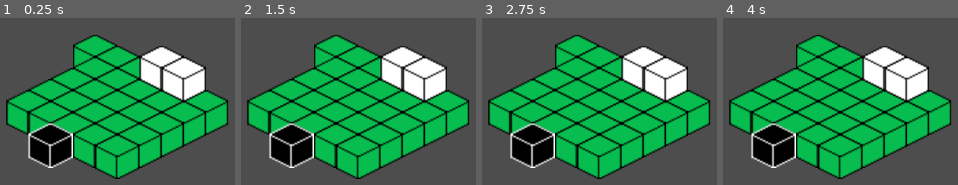
Above: before the commit, frames 1-4 (left to right).
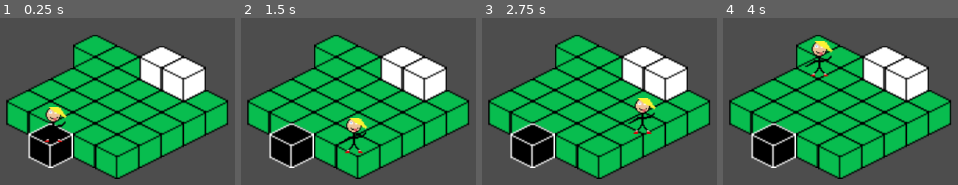
Above: after the commit, the same moments.

Repository: Andy-Olshanky/godot-isometric-test
Game: Godot game, scene res://secondary.tscn
The game is run twice, just before and just after one commit, with the same random seed, the same clock (stepped at 60 frames per second) and the same inputs. This scene is started directly instead of the project's main scene.
Inputs:
- Up to frame 1 (0.25 s): no input
- Up to frame 2 (1.5 s): tap Enter at 0.5 s; hold D (right) 0.53-1.28 s; tap Shift (other) at 0.6 s; tap Space (jump) at 0.77, 0.8, 1.07, 1.35 s; hold S (down) from 1.28 s (still down)
- Up to frame 3 (2.75 s): tap Space (jump) at 1.52, 1.82, 2, 2.3 s; tap Shift (other) at 1.55, 2.1 s; release S (down) at 2.03 s; hold D (right) from 2.03 s (still down)
- Up to frame 4 (4 s): release D (right) at 2.78 s; hold W (up) 2.78-3.53 s; tap Shift (other) at 2.85 s; tap Space (jump) at 3.02, 3.32, 3.6, 3.77 s; hold A (left) from 3.53 s (still down)

The runs differ from the first frame. In frame 1, 0.8% of the frame differs, in the area x 18-29%, y 53-75%; in frame 2, 1.1%; in frame 3, 1.1%, in the area x 62-75%, y 47-70%; in frame 4, 1.1%.

Commit message:
got something working, neat

Diff:
--- a/main_tile_map.gd
+++ b/main_tile_map.gd
@@ -5,6 +5,18 @@
 func _ready() -> void:
 	TmFunctions.place_platform(self)
 	TmFunctions.place_boundaries(self, 0)
+
+	var player = get_child(0)  # Assuming player is first child of TileMap
+
+	if get_tree().has_meta("player_spawn_position"):
+		player.position = get_tree().get_meta("player_spawn_position")
+		player.level = get_tree().get_meta("player_level")
+		player.z_index = get_tree().get_meta("player_z_index")
+
+		# Clean up metadata
+		get_tree().remove_meta("player_spawn_position")
+		get_tree().remove_meta("player_level")
+		get_tree().remove_meta("player_z_index")
 	#test_this()
 	pass
 
@@ -40,5 +52,6 @@
 	if Input.is_action_just_pressed("other"):
 		var cell_atlas = self.get_cell_atlas_coords(player.level, TmFunctions.get_tile_map_coords(self, TmFunctions.get_player_coords(self)))
 		if cell_atlas == TmFunctions.black_block_atlas_pos:
-			print("on black block")
+			#print("on black block")
+			TmFunctions.switch_scene("res://secondary.tscn", Vector2(16, 0), self)
 	#pass
--- a/secondary.tscn
+++ b/secondary.tscn
@@ -1,7 +1,8 @@
-[gd_scene load_steps=5 format=3 uid="uid://ch1o5xbbxdbdk"]
+[gd_scene load_steps=6 format=3 uid="uid://ch1o5xbbxdbdk"]
 
 [ext_resource type="Texture2D" uid="uid://duqtpmnm1qo83" path="res://iso_tileset.png" id="1_qe4qf"]
 [ext_resource type="Script" path="res://secondary_tile_map.gd" id="2_dstaw"]
+[ext_resource type="PackedScene" uid="uid://bpom6bsjuk2k5" path="res://character_body_2d.tscn" id="3_k5en3"]
 
 [sub_resource type="TileSetAtlasSource" id="TileSetAtlasSource_ws71h"]
 texture = ExtResource("1_qe4qf")
@@ -63,3 +64,6 @@
 layer_1/z_index = 1
 layer_1/tile_data = PackedInt32Array(-393216, 196608, 0, -327681, 196608, 0)
 script = ExtResource("2_dstaw")
+
+[node name="CharacterBody2D" parent="TileMap" instance=ExtResource("3_k5en3")]
+position = Vector2(16, -3)
--- a/secondary_tile_map.gd
+++ b/secondary_tile_map.gd
@@ -4,9 +4,40 @@
 # Called when the node enters the scene tree for the first time.
 func _ready() -> void:
 	TmFunctions.place_boundaries(self, 0)
+	var player = get_child(0)  # Assuming player is first child of TileMap
+
+	if get_tree().has_meta("player_spawn_position"):
+		player.position = get_tree().get_meta("player_spawn_position")
+		player.level = get_tree().get_meta("player_level")
+		player.z_index = get_tree().get_meta("player_z_index")
+
+		# Clean up metadata
+		get_tree().remove_meta("player_spawn_position")
+		get_tree().remove_meta("player_level")
+		get_tree().remove_meta("player_z_index")
 	pass # Replace with function body.
 
 
 # Called every frame. 'delta' is the elapsed time since the previous frame.
 func _process(delta: float) -> void:
+	var player = self.get_child(0)
+	if Input.is_action_just_pressed("jump"):
+		#print(player.level)
+		var coords
+		if player.level == 0:
+			coords = TmFunctions.get_blocks_next_level(self, player.level)
+		else:
+			coords = TmFunctions.get_blocks_lower_level(self, player.level)
+		if (coords[0]):
+			TmFunctions.move_player_level(self, player, map_to_local(coords[1]))
+			#print("map coords: ", coords[1], " | local coords", map_to_local(coords[1]))
+			#remove_boundaries(0)
+			#place_boundaries(1)
+			#move_player(player, map_to_local(coords[1]))
+	if Input.is_action_just_pressed("other"):
+		print(TmFunctions.get_player_coords(self))
+		var cell_atlas = self.get_cell_atlas_coords(player.level, TmFunctions.get_tile_map_coords(self, TmFunctions.get_player_coords(self)))
+		if cell_atlas == TmFunctions.black_block_atlas_pos:
+			#print("on black block")
+			TmFunctions.switch_scene("res://main.tscn", Vector2(190, 26), self)
 	pass
--- a/tm_functions.gd
+++ b/tm_functions.gd
@@ -126,3 +126,11 @@
 		move_player(player, move_to)
 		player.z_index -= 1
 		player.level -= 1
+
+func switch_scene(scene_path: String, player_position: Vector2, map: TileMap) -> void:
+	var player = map.get_child(0)  # Assuming player is first child of TileMap
+	# Store player data in metadata
+	get_tree().set_meta("player_spawn_position", player_position)
+	get_tree().set_meta("player_level", player.level)
+	get_tree().set_meta("player_z_index", player.z_index)
+	get_tree().change_scene_to_file(scene_path)
